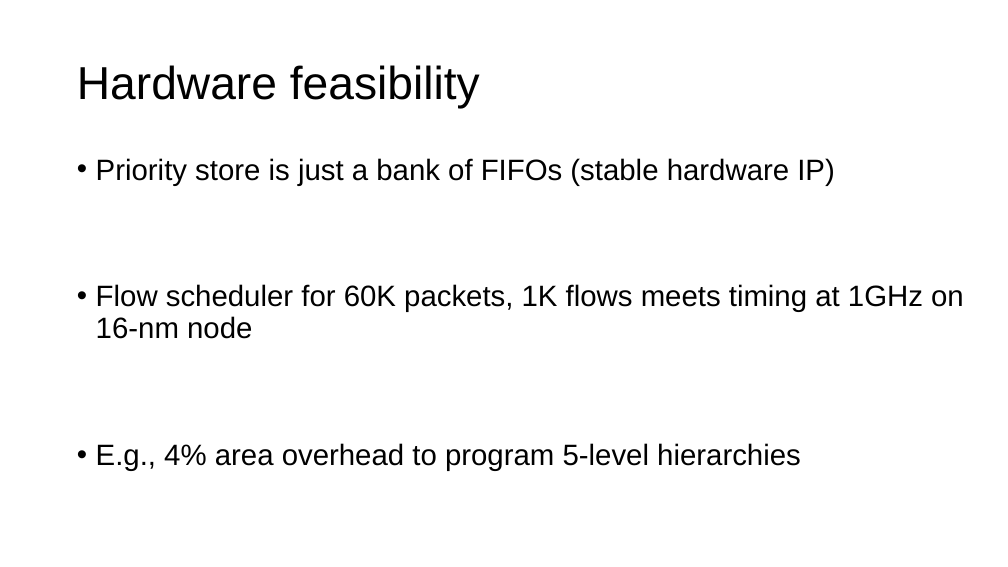
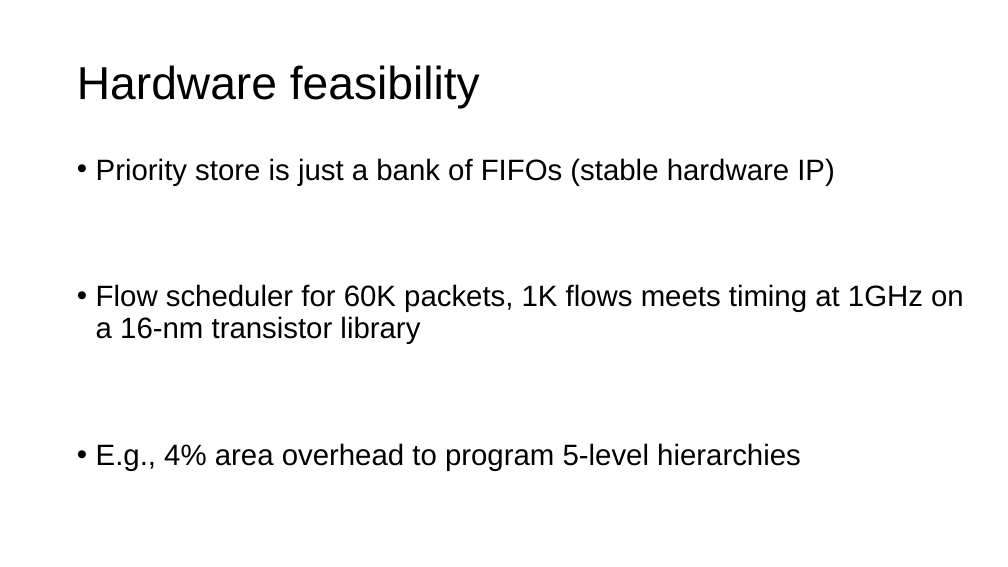
Before and after one commit to anirudhSK/pifo-domino-marple-ppts, a slide deck: slide 47 of domino_pifo.pptx. Drawn at 1008x567 pixels with LibreOffice and Linux fonts; fonts in the diff are those of the drawing. Boxes give left, top, right and bottom in pixels: in the first picture for what was removed or moved away, otherwise in the second. Text is boxed around its words. In the diff, an @@ line names an element or a change of style, - is before the commit and + after.

```diff
--- a/domino_pifo.pptx
+++ b/domino_pifo.pptx
@@ text at <box>96,284,964,344</box>: text changed @@
-• Flow scheduler for 60K packets, 1K flows meets timing at 1GHz on 16-nm node
+• Flow scheduler for 60K packets, 1K flows meets timing at 1GHz on a 16-nm transistor library
```
Also in this commit, not shown: 3 other slides changed.
